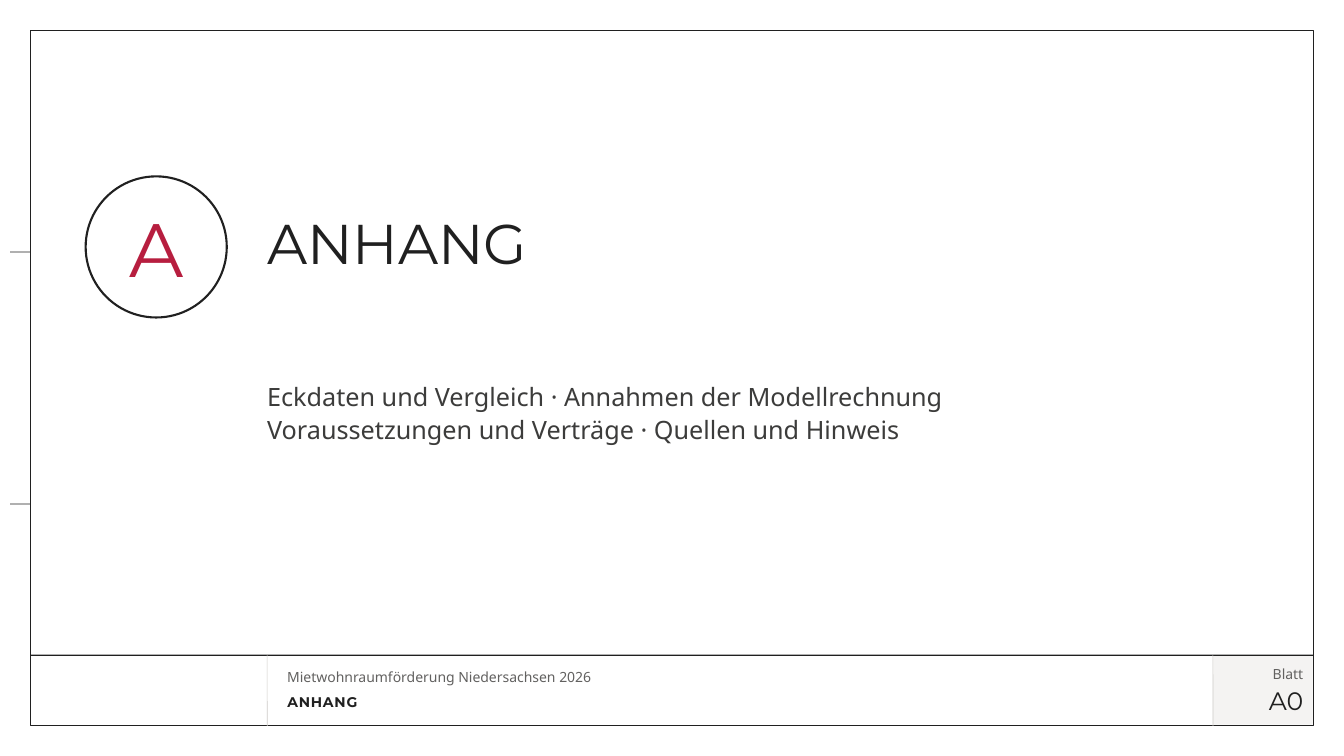
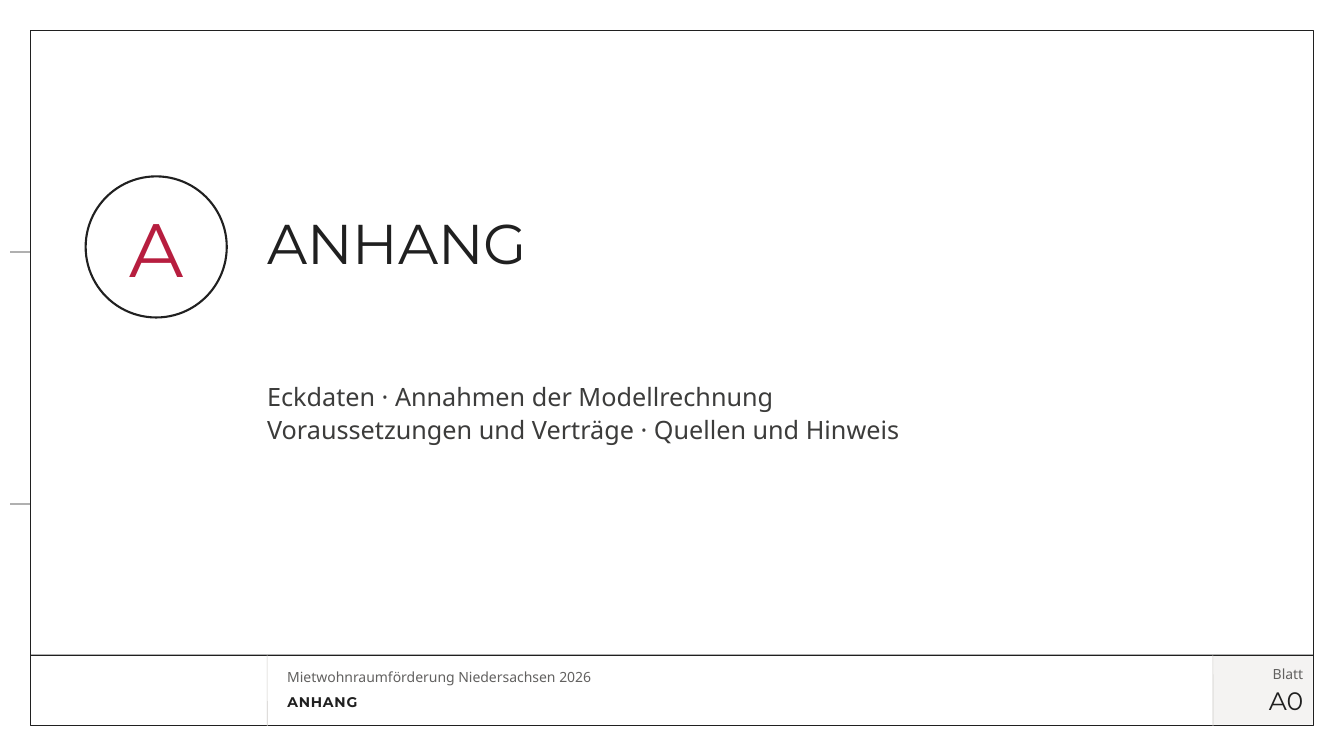
Before and after one commit to vgedaschko/NBank, a slide deck: slide 29 of praesentation/dist/PGN-Mietwohnraumfoerderung-Niedersachsen-2026-Vortrag.pptx. Drawn at 1344x756 pixels with LibreOffice and Linux fonts; fonts in the diff are those of the drawing; background and template pictures are left out. Boxes give left, top, right and bottom in pixels: in the first picture for what was removed or moved away, otherwise in the second. Text is boxed around its words. In the diff, an @@ line names an element or a change of style, - is before the commit and + after.

```diff
--- a/praesentation/dist/PGN-Mietwohnraumfoerderung-Niedersachsen-2026-Vortrag.pptx
+++ b/praesentation/dist/PGN-Mietwohnraumfoerderung-Niedersachsen-2026-Vortrag.pptx
@@ text at bbox=[267, 387, 773, 412]: text changed @@
-Eckdaten und Vergleich · Annahmen der Modellrechnung
+Eckdaten · Annahmen der Modellrechnung
```
Also in this commit, not shown: 18 other slides changed, 1 slide removed, 26 other files.
